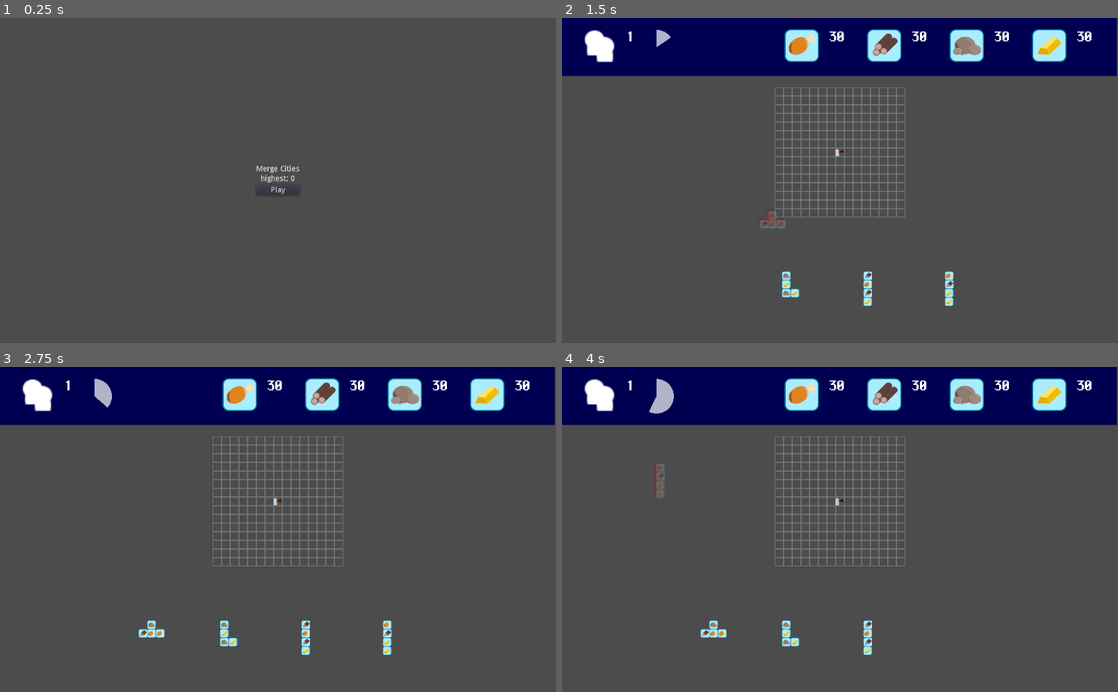
Above: before the commit, frames 1-4 (two rows, left to right).
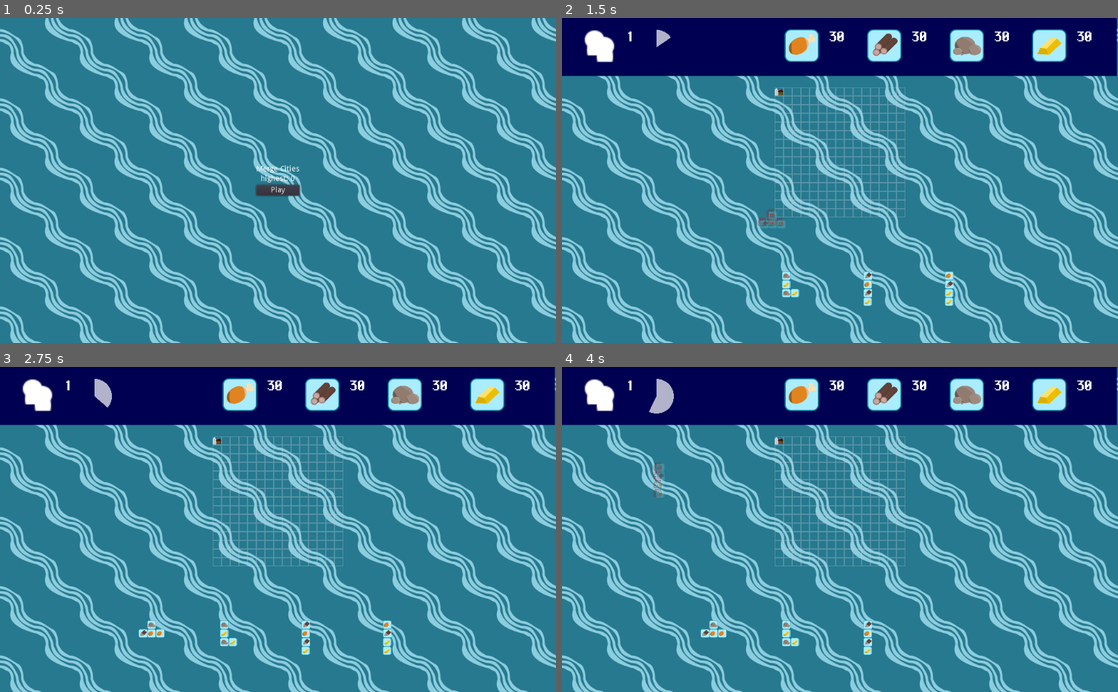
Above: after the commit, the same moments.

Repository: T4g1/gd-wildjam13
Game: Godot game, scene res://main.tscn
Two runs of this game, one before a commit and one after it. Both use one fixed random seed, a clock stepped at 60 frames per second and the inputs below.
Inputs (mouse positions are in pixels of both pictures, inside the frame that each line leads up to):
- Up to frame 1 (0.25 s): no input
- Up to frame 2 (1.5 s): click "Play" at 0.5 s; tap Enter at 1.25 s; drag from (717, 287) to (895, 109) at 1.27 s
- Up to frame 3 (2.75 s): drag from (239, 636) to (250, 594) at 2.02 s
- Up to frame 4 (4 s): move the mouse to (878, 636) at 2.77 s; hold Right (ui_right) 2.78-3.5 s; click (878, 636) at 2.92 s; drag from (962, 636) to (673, 480) at 3.52 s

The runs differ from the first frame. In frame 1, 100% of the frame differs, in the area x 0-100%, y 0-100%; in frame 2, 82%; in frame 3, 82%; in frame 4, 82%.

Commit message:
feat: sounds effects

Diff:
--- /dev/null
+++ b/default_bus_layout.tres
@@ -0,0 +1,14 @@
+[gd_resource type="AudioBusLayout" load_steps=2 format=2]
+
+[sub_resource type="AudioEffectCompressor" id=1]
+resource_name = "Compressor"
+
+[resource]
+bus/1/name = "SFX"
+bus/1/solo = false
+bus/1/mute = false
+bus/1/bypass_fx = false
+bus/1/volume_db = 0.0
+bus/1/send = "Master"
+bus/1/effect/0/effect = SubResource( 1 )
+bus/1/effect/0/enabled = true
--- a/main.tscn
+++ b/main.tscn
@@ -1,9 +1,10 @@
-[gd_scene load_steps=5 format=2]
+[gd_scene load_steps=6 format=2]
 
 [ext_resource path="res://main.gd" type="Script" id=1]
-[ext_resource path="res://scenes/Introduction/introduction.tscn" type="PackedScene" id=2]
-[ext_resource path="res://scenes/Game/game.tscn" type="PackedScene" id=3]
-[ext_resource path="res://scenes/GameOver/GameOver.tscn" type="PackedScene" id=4]
+[ext_resource path="res://assets/sea-bg.png" type="Texture" id=2]
+[ext_resource path="res://scenes/Introduction/introduction.tscn" type="PackedScene" id=3]
+[ext_resource path="res://scenes/Game/game.tscn" type="PackedScene" id=4]
+[ext_resource path="res://scenes/GameOver/GameOver.tscn" type="PackedScene" id=5]
 
 [node name="Menus" type="Control"]
 anchor_right = 1.0
@@ -11,14 +12,22 @@
 mouse_filter = 2
 script = ExtResource( 1 )
 
-[node name="Introduction" parent="." instance=ExtResource( 2 )]
+[node name="ColorRect" type="TextureRect" parent="."]
+anchor_right = 1.0
+anchor_bottom = 1.0
+mouse_filter = 2
+texture = ExtResource( 2 )
+stretch_mode = 2
+
+[node name="Introduction" parent="." instance=ExtResource( 3 )]
 mouse_filter = 2
 
-[node name="Game" parent="." instance=ExtResource( 3 )]
+[node name="Game" parent="." instance=ExtResource( 4 )]
 visible = false
 mouse_filter = 2
 
-[node name="GameOver" parent="." instance=ExtResource( 4 )]
+[node name="GameOver" parent="." instance=ExtResource( 5 )]
+visible = false
 [connection signal="play" from="Introduction" to="." method="_on_play"]
 [connection signal="game_over" from="Game" to="." method="_on_game_over"]
-[connection signal="hide" from="GameOver" to="." method="_on_popup_hide"]
+[connection signal="confirmed" from="GameOver" to="." method="_on_popup_hide"]
--- a/scenes/Game/game.gd
+++ b/scenes/Game/game.gd
@@ -32,9 +32,9 @@
 	_error = timer.connect("timeout", self, "consume_produce")
 
 func start_game():
+	timer.init()
 	timer.start()
 	resources_manager.reset()
-
 	player_city.reset()
 
 	# Set gui to init values
@@ -54,6 +54,7 @@
 	if !held_object:
 		held_object = object
 		held_object.get_node("Dragable").pickup()
+		$SFX/drag.play()
 
 func _unhandled_input(event):
 	if !running:
@@ -70,6 +71,7 @@
 				resources_manager.increase_population(Polymino.TETROMINO_SIZE)
 				# new pool
 				generate_pool()
+				$SFX/put.play()
 			else:
 				held_object.get_node("Dragable").drop()
 
@@ -107,6 +109,7 @@
 func consume_produce():
 	# Get all blocs to consume and produce
 	get_tree().call_group("bloc", "consume_and_produce")
+	$SFX/consume.play()
 
 func init_doom():
 	# Start a little timer when a resource drop below 0
@@ -127,3 +130,4 @@
 		player_city.hide_ghost()
 
 	emit_signal("game_over", resources_manager.population)
+	$SFX/game_over.play()
--- a/scenes/Game/game.tscn
+++ b/scenes/Game/game.tscn
@@ -7,6 +7,10 @@
 [ext_resource path="res://scripts/ResourcesTimer.gd" type="Script" id=5]
 [ext_resource path="res://nodes/ResourcesManager/ResourcesManager.gd" type="Script" id=6]
 [ext_resource path="res://nodes/GUIResources/GUIResources.tscn" type="PackedScene" id=7]
+[ext_resource path="res://assets/sounds/water.ogg" type="AudioStream" id=8]
+[ext_resource path="res://assets/sounds/build.ogg" type="AudioStream" id=9]
+[ext_resource path="res://assets/sounds/coins.ogg" type="AudioStream" id=10]
+[ext_resource path="res://assets/sounds/bell.ogg" type="AudioStream" id=11]
 
 [node name="Game" type="Control"]
 anchor_right = 1.0
@@ -30,7 +34,6 @@
 margin_top = 248.0
 margin_right = 512.0
 margin_bottom = 248.0
-starting_point = Vector2( 7, 7 )
 
 [node name="Pool" type="HBoxContainer" parent="VBoxContainer"]
 margin_top = 500.0
@@ -90,3 +93,23 @@
 margin_left = -2.0
 margin_right = -2.0
 margin_bottom = -493.0
+
+[node name="SFX" type="Node2D" parent="."]
+
+[node name="drag" type="AudioStreamPlayer" parent="SFX"]
+stream = ExtResource( 8 )
+bus = "SFX"
+
+[node name="put" type="AudioStreamPlayer" parent="SFX"]
+stream = ExtResource( 9 )
+volume_db = -2.0
+bus = "SFX"
+
+[node name="consume" type="AudioStreamPlayer" parent="SFX"]
+stream = ExtResource( 10 )
+volume_db = -3.0
+bus = "SFX"
+
+[node name="game_over" type="AudioStreamPlayer" parent="SFX"]
+stream = ExtResource( 11 )
+bus = "SFX"
Binary file added: assets/sea-bg.png
Not shown, added: assets/sea-bg.png.import
Not shown, added: assets/sounds/bell.ogg.import
Not shown, added: assets/sounds/build.ogg.import
Not shown, added: assets/sounds/coins.ogg.import
Not shown, added: assets/sounds/water.ogg.import
Not shown: 1 places in scenes/Game/game.tscn that only renumber resources
Not shown, added: assets/sounds/bell.ogg
Not shown, added: assets/sounds/build.ogg
Not shown, added: assets/sounds/coins.ogg
Not shown, added: assets/sounds/water.ogg
